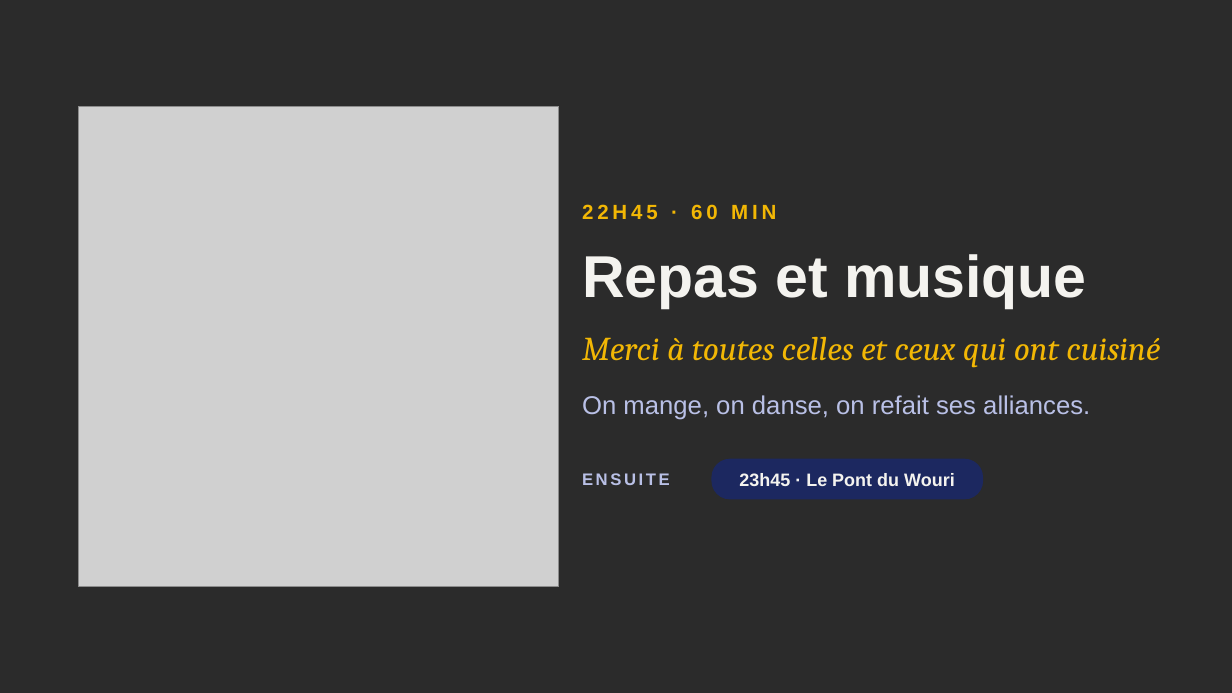
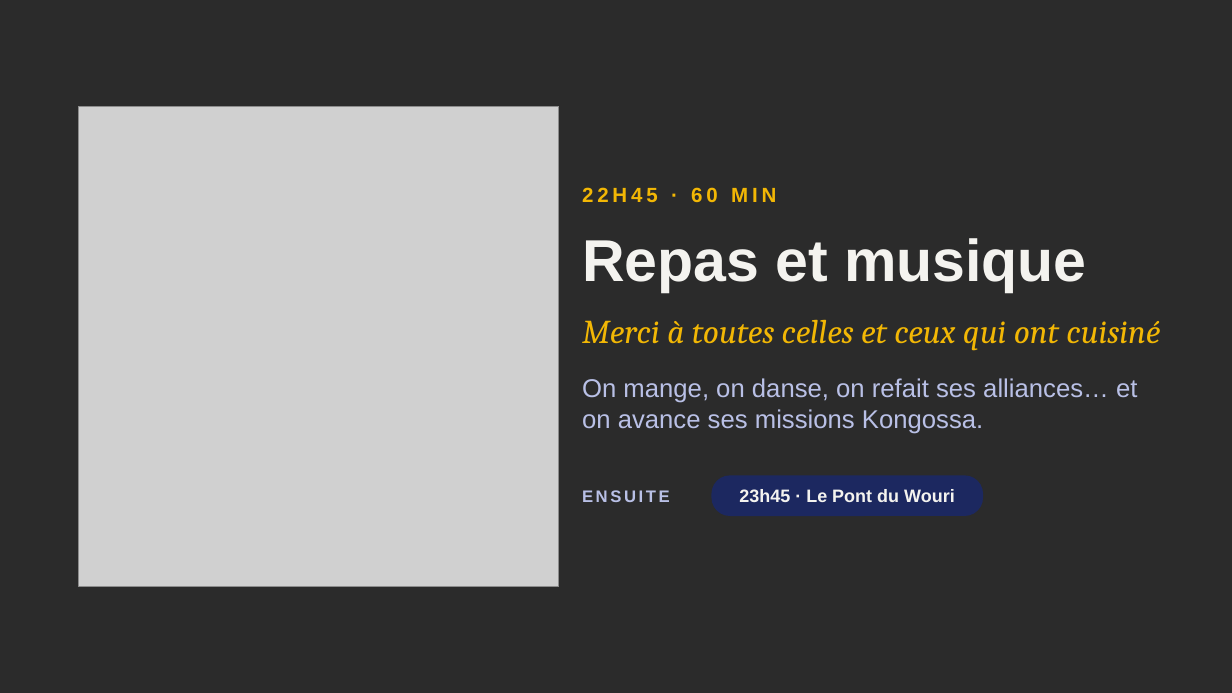
Before and after one commit to sedsgd/wilbid_game_night, a slide deck: slide 18 of documents/presentation-jour-j/Wilbid-presentation-jour-J.pptx. Drawn at 1232x693 pixels with LibreOffice and Linux fonts; fonts in the diff are those of the drawing; grey boxes stand for pictures; background and template pictures are left out; a plain dark background stands for a picture behind light text. Boxes give left, top, right and bottom in pixels: in the first picture for what was removed or moved away, otherwise in the second. Text is boxed around its words. In the diff, an @@ line names an element or a change of style, - is before the commit and + after.

```diff
--- a/documents/presentation-jour-j/Wilbid-presentation-jour-J.pptx
+++ b/documents/presentation-jour-j/Wilbid-presentation-jour-J.pptx
@@ text "22H45 · 60 MIN": place and size @@
-text "22H45 · 60 MIN" at (582,204,776,219)
+text "22H45 · 60 MIN" at (582,187,776,202)
@@ text "Repas et musique": place and size @@
-text "Repas et musique" at (582,254,1086,308)
+text "Repas et musique" at (582,238,1086,292)
@@ text "Merci à toutes celles et ...": place and size @@
-text "Merci à toutes celles et ..." at (582,337,1160,367)
+text "Merci à toutes celles et ..." at (582,320,1160,351)
@@ text at (582,378,1137,434): text changed @@
-On mange, on danse, on refait ses alliances.
+On mange, on danse, on refait ses alliances… et on avance ses missions Kongossa.
@@ text "ENSUITE": place and size @@
-text "ENSUITE" at (582,473,670,485)
+text "ENSUITE" at (582,490,670,502)
@@ rounded rectangle "23h45 · Le Pont du ...": place and size @@
-rounded rectangle "23h45 · Le Pont du ..." at (712,458,983,499)
+rounded rectangle "23h45 · Le Pont du ..." at (712,475,983,516)
```
Also in this commit, not shown: 16 other slides changed, 1 other file.
